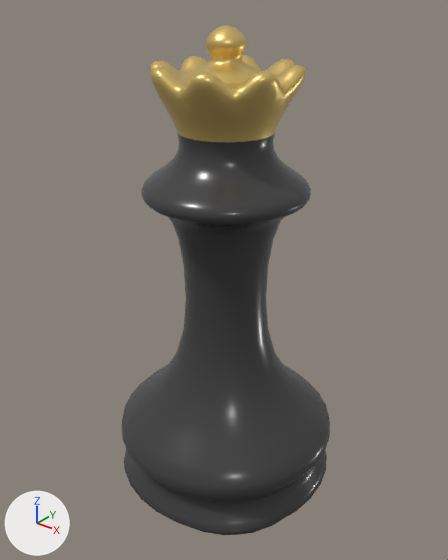
One commit to the glTF model app/src/main/assets/models/sade_q_b.glb: the scene before it, then after it.
The view is the same before and after, from a 50 mm camera at (0.67, -0.843, 0.967) aimed at (-0.002, -0.004, 0.447). The lights are fixed; the arrows at lower left show +X, +Y and +Z. The picture after the commit comes second. Vertices at exactly the same position are counted once.

The first picture shows 'x'.
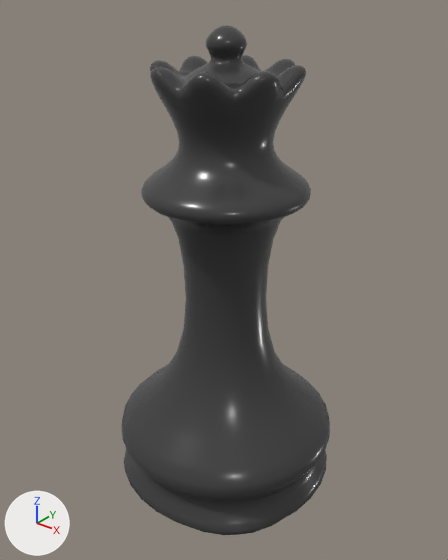
The newer file is also rescaled (x0.189) as a whole; pictures and numbers use the older file's frame.

What the commit changed:
me_queen_002_dark_0 has 2434 vertices, 4864 faces and spans x -0.224..0.224, y -0.224..0.224, z 0.0..0.9.
me_queen_002_dark_0 is used by ob_x; location (0.0, 0.0, 0.0).
me_queen_002_dark_0 part 1: 2624 faces spanning x -0.125..0.125, y -0.125..0.125, z 0.732..0.9 switch from mat_tepe_vurgu (yellow #ebcb7c) to mat_dark (dark grey #3d3d3d).

Where the change shows, as pixel boxes [x1, y1, x2, y2] in the pictures (448 x 560 px):
part 1 of me_queen_002_dark_0, recoloured (yellow to dark grey)
    both: [150, 25, 306, 142]
